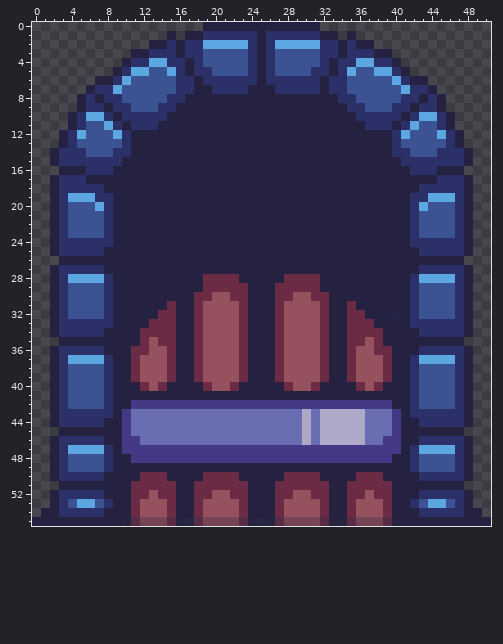
Pixel-art sprite: SpriteKit/MendeluSpriteKit/Assets/Door/DoorOpening.atlas/OpeningDoor2.png. The picture above is the old version.
The file is 51x56 pixels. Colours within 5 levels of each other are drawn and written as one.
After:
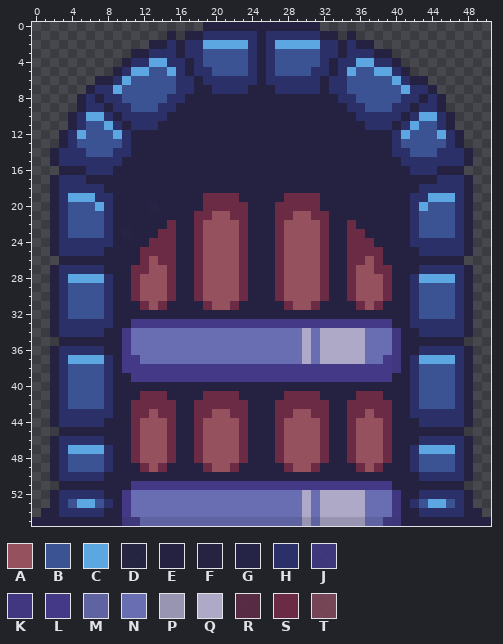
Palette (. is transparent): A #96515e  B #3c5393  C #5ca6e1  D #242241ee  E #252241  F #252142f8  G #252447  H #2c3068  J #3f377df6  K #413780  L #433986  M #6064a4f6  N #696db1  P #9b98b6f6  Q #ada9c7  R #5a2a44ee  S #6c2b44  T #794657ee
Changes in this commit:
@@ x 0..50 @@
 18 ..EHHHHHEEEEEEEEEEEEEEEEEEEEEEEEEEEEEEEEEEEHHHHHE..
-19 ..EHCCCHHEEEEEEEEEEEEEEEEEEEEEEEEEEEEEEEEEHHCCCHE..
-20 ..EHBBBCHEEEEEEEEEEEEEEEEEEEEEEEEEEEEEEEEEHCBBBHE..
-21 ..EHBBBBHEEEEEEEEEEEEEEEEEEEEEEEEEEEEEEEEEHBBBBHE..
-22 ..EHBBBBHEEEEEEEEEEEEEEEEEEEEEEEEEEEEEEEEEHBBBBHE..
-23 ..EHBBBBHEEEEEEEEEEEEEEEEEEEEEEEEEEEEEEEEEHBBBBHE..
-24 ..EHHHHHHEEEEEEEEEEEEEEEEEEEEEEEEEEEEEEEEEHHHHHHE..
-25 ..EHHHHHEEEEEEEEEEEEEEEEEEEEEEEEEEEEEEEEEEEHHHHHE..
-26 ...EEEEEEEEEEEEEEEEEEEEEEEEEEEEEEEEEEEEEEEEEEEEE...
-27 ..EHHHHHEEEEEEEEEEEEEEEEEEEEEEEEEEEEEEEEEEEHHHHHE..
-28 ..EHCCCCHEEEEEEEEEESSSSEEEEESSSSEEEEEEEEEEHCCCCHE..
-29 ..EHBBBBHEEEEEEEEEESSSSSEEESSSSSEEEEEEEEEEHBBBBHE..
-30 ..EHBBBBHEEEEEEEEESSAASSEEESSAASSEEEEEEEEEHBBBBHE..
-31 ..EHBBBBHEEEEEESEESAAAASEEESAAAASEESEEEEEEHBBBBHE..
-32 ..EHBBBBHEEEEESSEESAAAASEEESAAAASEESSEEEGEHBBBBHE..
-33 ..EHHHHHHEEEESSSEESAAAASEEESAAAASEESSSEEEEHHHHHHE..
-34 ..EHHHHHEEEESSSSEESAAAASEEESAAAASEESSSSEEEEHHHHHE..
-35 ...EEEEEEEEESASSEESAAAASEEESAAAASEESSASEEEEEEEEE...
-36 ..EHHHHHEEESSAASEESAAAASEEESAAAASEESAASSEEEHHHHHE..
-37 ..EHCCCCHEESAAASEESAAAASEEESAAAASEESAAASEEHCCCCHE..
-38 ..EHBBBBHEESAAASEESAAAASEEESAAAASEESAAASEEHBBBBHE..
-39 ..EHBBBBHEESAAASEESAAAASEEESAAAASEESAAASEEHBBBBHE..
-40 ..EHBBBBHEEESASEEEESAASEEEEESAASEEEESASEEEHBBBBHE..
-41 ..EHBBBBHEEEEEEEEEEEEEEEEEEEEEEEEEEEEEEEEEHBBBBHE..
-42 ..EHBBBBHEELLLLLLLLLLLLLLLLLLLLLLLLLLLLLEEHBBBBHE..
-43 ..EHHHHHHELNNNNNNNNNNNNNNNNNNNQNQQQQQNNNLEHHHHHHE..
-44 ..EHHHHHEELNNNNNNNNNNNNNNNNNNNQNQQQQQNNNLEEHHHHHE..
-45 ...EEEEEEELNNNNNNNNNNNNNNNNNNNQNQQQQQNNNLEEEEEEE...
-46 ..EHHHHHEELLNNNNNNNNNNNNNNNNNNQNQQQQQNNLLEEHHHHHE..
-47 ..EHCCCCHELLLLLLLLLLLLLLLLLLLLLLLLLLLLLLLEHCCCCHE..
-48 ..EHBBBBHEELLLLLLLLLLLLLLLLLLLLLLLLLLLLLEEHBBBBHE..
-49 ..EHBBBBHEEEEEEEEEEEEEEEEEEEEEEEEEEEEEEEEEHBBBBHE..
-50 ..EHHHHHEEEESSSEEEESSSSEEEEESSSSEEEESSSEEEEHHHHHE..
-51 ...EEEEEEEESSSSSEESSSSSSEEESSSSSSEESSSSSEEEEEEEE...
-52 ..EHHHHHEEESSASSEESSAASSEEESSAASSEESSASSEEEHHHHHE..
-53 ..EHBCCBHEESAAASEESAAAASEEESAAAASEESAAASEEHBCCBHE..
-54 .EEHHHHHEEESAAASEESAAAASEEESAAAASEESAAASEEEHHHHHEE.
-55 EEEEEEEEEEDRTTTRDDRTTTTRDDDRTTTTRDDRTTTRDEEEEEEEEEE
+19 ..EHCCCHHEEEEEEEEEESSSSEEEEESSSSEEEEEEEEEEHHCCCHE..
+20 ..EHBBBCHEEEEGEEEEESSSSSEEESSSSSEEEEEEEEEEHCBBBHE..
+21 ..EHBBBBHEEEEEEEEESSAASSEEESSAASSEEEEEEEEEHBBBBHE..
+22 ..EHBBBBHEEEEEESEESAAAASEEESAAAASEESEEEEEEHBBBBHE..
+23 ..EHBBBBHEGEEESSEESAAAASEEESAAAASEESSEEEEEHBBBBHE..
+24 ..EHHHHHHEEEESSSEESAAAASEEESAAAASEESSSEEEEHHHHHHE..
+25 ..EHHHHHEEEESSSSEESAAAASEEESAAAASEESSSSEEEEHHHHHE..
+26 ...EEEEEEEEESASSEESAAAASEEESAAAASEESSASEEEEEEEEE...
+27 ..EHHHHHEEESSAASEESAAAASEEESAAAASEESAASSEEEHHHHHE..
+28 ..EHCCCCHEESAAASEESAAAASEEESAAAASEESAAASEEHCCCCHE..
+29 ..EHBBBBHEESAAASEESAAAASEEESAAAASEESAAASEEHBBBBHE..
+30 ..EHBBBBHEESAAASEESAAAASEEESAAAASEESAAASEEHBBBBHE..
+31 ..EHBBBBHEEESASEEEESAASEEEEESAASEEEESASEEEHBBBBHE..
+32 ..EHBBBBHEEEEEEEEEEEEEEEEEEEEEEEEEEEEEEEEEHBBBBHE..
+33 ..EHHHHHHEELLLLLLLLLLLLLLLLLLLLLLLLLLLLLEEHHHHHHE..
+34 ..EHHHHHEELNNNNNNNNNNNNNNNNNNNQNQQQQQNNNKEEHHHHHE..
+35 ...EEEEEEELNNNNNNNNNNNNNNNNNNNQNQQQQQNNNKEEEEEEE...
+36 ..EHHHHHEELNNNNNNNNNNNNNNNNNNNQNQQQQQNNNKEEHHHHHE..
+37 ..EHCCCCHELLNNNNNNNNNNNNNNNNNNQNQQQQQNNLKEHCCCCHE..
+38 ..EHBBBBHELLLLLLLLLLLLLLLLLLLLLLLLLLLLLLKEHBBBBHE..
+39 ..EHBBBBHEELLLLLLLLLLLLLLLLLLLLLLLLLLLLLEEHBBBBHE..
+40 ..EHBBBBHEEEEEEEEEEEEEEEEEEEEEEEEEEEEEEEEEHBBBBHE..
+41 ..EHBBBBHEEESSSEEEESSSSEEEEESSSSEEEESSSEEEHBBBBHE..
+42 ..EHBBBBHEESSSSSEESSSSSSEEESSSSSSEESSSSSEEHBBBBHE..
+43 ..EHHHHHHEESSASSEESSAASSEEESSAASSEESSASSEEHHHHHHE..
+44 ..EHHHHHEEESAAASEESAAAASEEESAAAASEESAAASEEEHHHHHE..
+45 ...EEEEEEEESAAASEESAAAASEEESAAAASEESAAASEEEEEEEE...
+46 ..EHHHHHEEESAAASEESAAAASEEESAAAASEESAAASEEEHHHHHE..
+47 ..EHCCCCHEESAAASEESAAAASEEESAAAASEESAAASEEHCCCCHE..
+48 ..EHBBBBHEESAAASEESAAAASEEESAAAASEESAAASEEHBBBBHE..
+49 ..EHBBBBHEEESASEEEESAASEEEEESAASEEEESASEEEHBBBBHE..
+50 ..EHHHHHEEEEEEEEEEEEEEEEEEEEEEEEEEEEEEEEEEEHHHHHE..
+51 ...EEEEEEEELLLLLLLLLLLLLLLLLLLLLLLLLLLLLEEEEEEEE...
+52 ..EHHHHHEELNNNNNNNNNNNNNNNNNNNQNQQQQQNNNKEEHHHHHE..
+53 ..EHBCCBHELNNNNNNNNNNNNNNNNNNNQNQQQQQNNNKEHBCCBHE..
+54 .EEHHHHHEELNNNNNNNNNNNNNNNNNNNQNQQQQQNNNKEEHHHHHEE.
+55 EEEEEEEEEFJJMMMMMMMMMMMMMMMMMMPMPPPPPMMJJEEEEEEEEEE
Pixel boxes of the changes (left, top, right, bottom) in both pictures:
changed: (113, 193, 401, 526)
